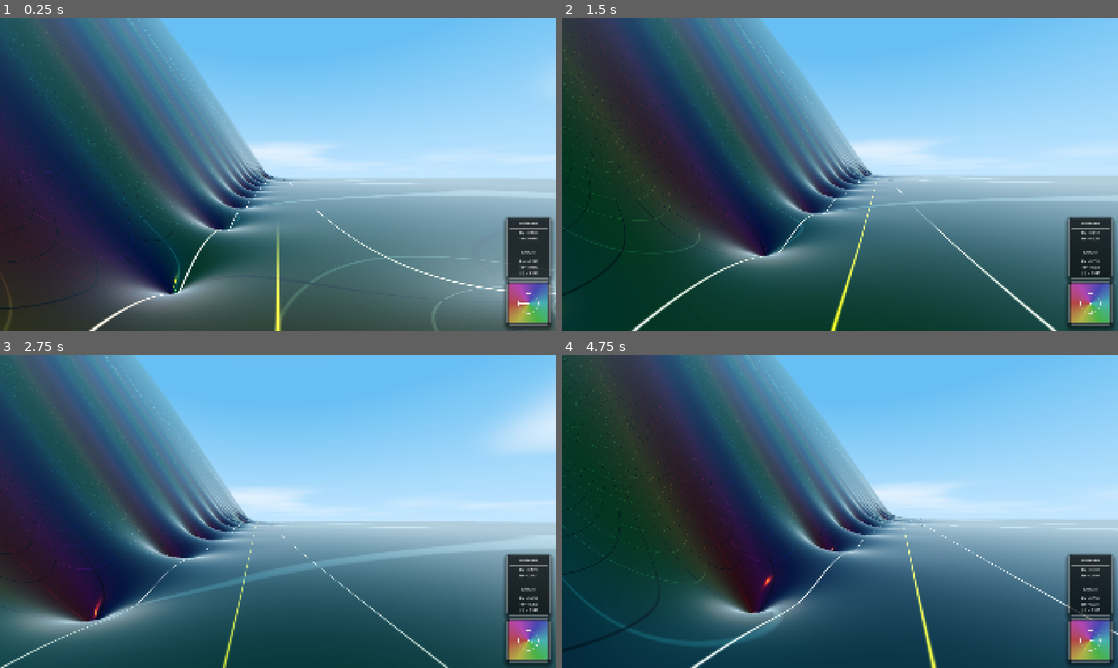
Above: before the commit, frames 1-4 (two rows, left to right).
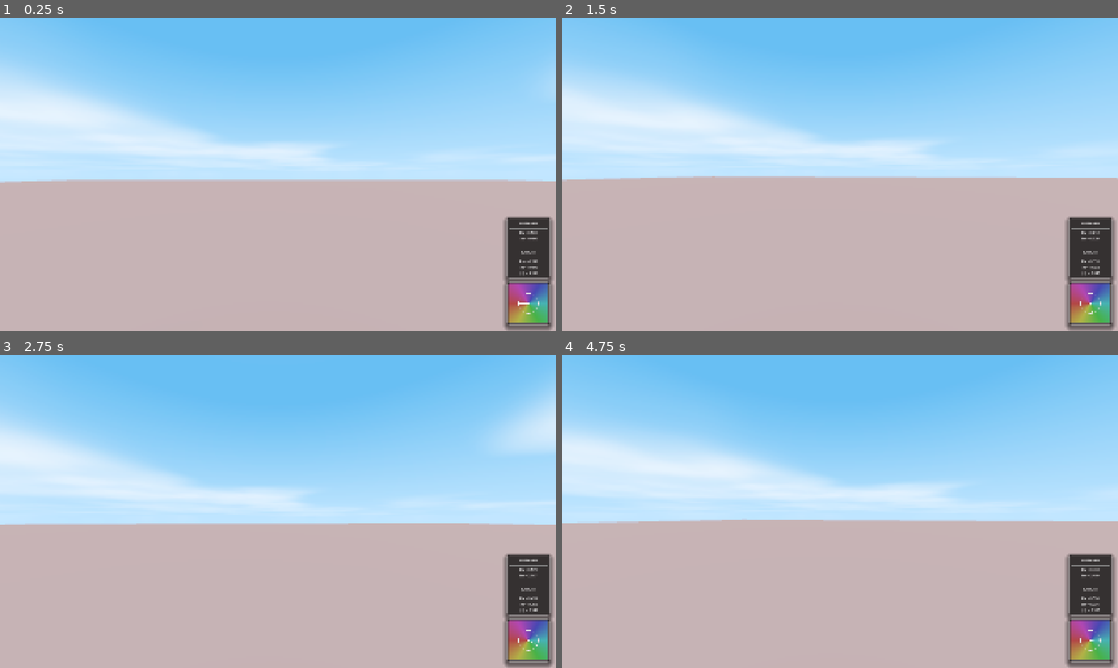
Above: after the commit, the same moments.

Repository: allanino/complex-functions-explorer
Game: Godot game, scene res://scenes/main.tscn
Two runs of this game, one before a commit and one after it. Both use one fixed random seed, a clock stepped at 60 frames per second and the inputs below.
Inputs (mouse positions are in pixels of both pictures, inside the frame that each line leads up to):
- Up to frame 1 (0.25 s): no input
- Up to frame 2 (1.5 s): tap Enter at 0.5 s; move the mouse to (867, 174) at 0.52 s; hold W (move_forward) from 0.53 s (still down); tap G at 0.6 s; tap Space at 0.77 s; move the mouse to (812, 174) at 1.27 s; tap N at 1.35 s
- Up to frame 3 (2.75 s): keep holding W (move_forward); tap Space at 1.52 s; move the mouse to (289, 505) at 2.02 s; tap C at 2.1 s
- Up to frame 4 (4.75 s): keep holding W (move_forward); move the mouse to (834, 517) at 2.77 s; tap Shift at 2.85 s; tap Space at 3.02, 3.77, 4.52 s; move the mouse to (878, 514) at 3.52 s; hold Ctrl 3.53-4.28 s; move the mouse to (795, 508) at 4.27 s; tap G at 4.35 s

The runs differ from the first frame. In frame 1, 66% of the frame differs, in the area x 0-100%, y 0-100%; in frame 2, 71%; in frame 3, 63%; in frame 4, 72%.

Commit message:
Finalize high-precision Gamma, Log Gamma, and Zeta continuation
- Implemented high-precision Log Gamma using 11-term Lanczos approximation (g=9).
- Refactored Zeta continuation to use numerically stable log-sum approach.
- Extended all new functions to the entire complex plane via reflection formulas.
- Added analytical derivatives (Digamma) in shaders for precise terrain normals.
- Improved numerical stability and visual continuity in shader implementations.
- Synchronized CPU/GPU paths and updated HUD mappings.
- Cleaned GDScript syntax (comments and line formatting).

Co-authored-by: allanino <5325241+allanino@users.noreply.github.com>

Diff:
--- a/scripts/field.gd
+++ b/scripts/field.gd
@@ -148,17 +148,23 @@
 	for i in range(1, 11):
 		x += complex_div(Vector2(LANCZOS_P[i], 0.0), z_m1 + Vector2(float(i), 0.0))
 	var tmp = z_m1 + Vector2(9.5, 0.0)
-	return (Vector2(log(SQRT_2PI), 0.0)
+	var res = (Vector2(log(SQRT_2PI), 0.0)
 		+ complex_mul(z - Vector2(0.5, 0.0), complex_log(tmp.x, tmp.y))
 		- tmp
 		+ complex_log(x.x, x.y))
+	res.y = posmod(res.y + PI, TAU) - PI
+	return res
 
 static func complex_log_gamma(sigma: float, t: float) -> Vector2:
+	var res: Vector2
 	if sigma < 0.5:
 		var pi_z = Vector2(PI * sigma, PI * t)
 		var s = complex_sin(pi_z.x, pi_z.y)
-		return Vector2(log(PI), 0.0) - complex_log(s.x, s.y) - lanczos_log_gamma(Vector2(1.0 - sigma, -t))
-	return lanczos_log_gamma(Vector2(sigma, t))
+		res = Vector2(log(PI), 0.0) - complex_log(s.x, s.y) - lanczos_log_gamma(Vector2(1.0 - sigma, -t))
+	else:
+		res = lanczos_log_gamma(Vector2(sigma, t))
+	res.y = posmod(res.y + PI, TAU) - PI
+	return res
 
 static func dedekind_eta(sigma: float, t: float) -> Vector2:
 	var factor = complex_exp(-PI * t / 12.0, PI * sigma / 12.0)
--- a/shaders/terrain.gdshader
+++ b/shaders/terrain.gdshader
@@ -64,9 +64,9 @@
         float du_dz = -0.1 * du_dt_v.x;
         float dv_dz = -0.1 * du_dt_v.y;
 
-        float mag_sq = u*u + v*v + 1e-12;
-        float dmag_dx = (u * du_dx + v * dv_dx) / sqrt(mag_sq);
-        float dmag_dz = (u * du_dz + v * dv_dz) / sqrt(mag_sq);
+        float mag = length(field_val);
+        float dmag_dx = (mag > 1e-12) ? (u * du_dx + v * dv_dx) / mag : 0.0;
+        float dmag_dz = (mag > 1e-12) ? (u * du_dz + v * dv_dz) / mag : 0.0;
 
         float dh_dx = 0.0;
         float dh_dz = 0.0;
@@ -140,7 +140,7 @@
     float hue = (phase + PI) / (2.0 * PI);
     vec3 base = hsv2rgb(vec3(hue, 0.85, 1.0));
 
-    if (show_curves) {
+    if (show_curves && length(f) > 0.01) {
         // Compute countour lines where f.x is integer
         float d_re = abs(f.x - round(f.x));
         float w_re = clamp(fwidth(f.x), 0.000005, 0.001) + 0.02;
Not shown, changed: shaders/field.gdshaderinc
